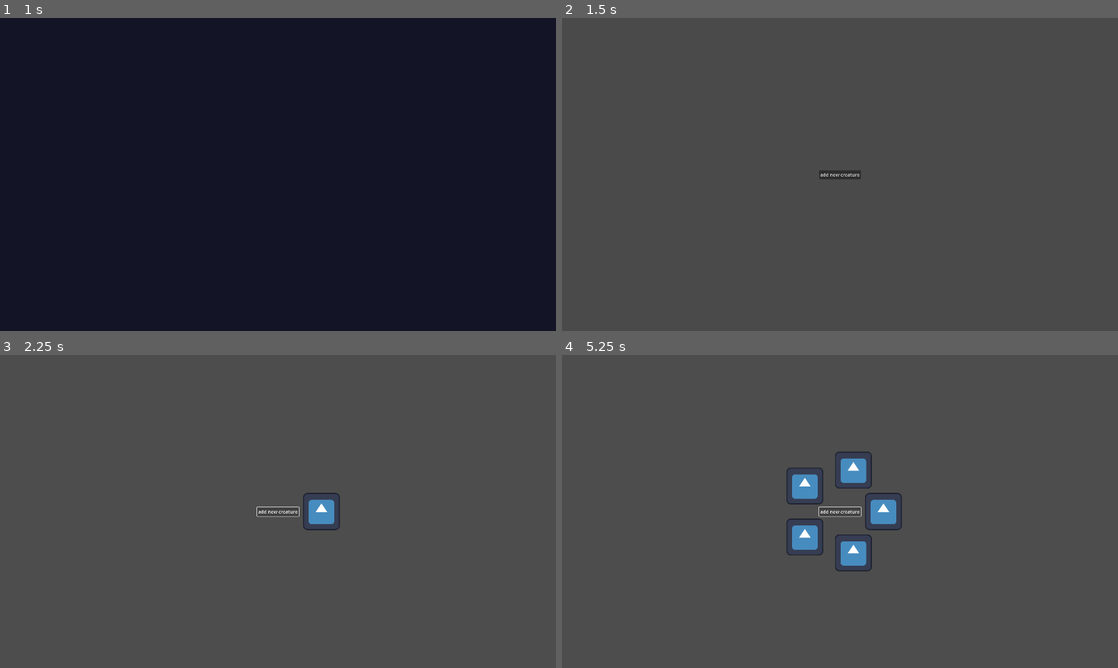
Above: before the commit, frames 1-4 (two rows, left to right).
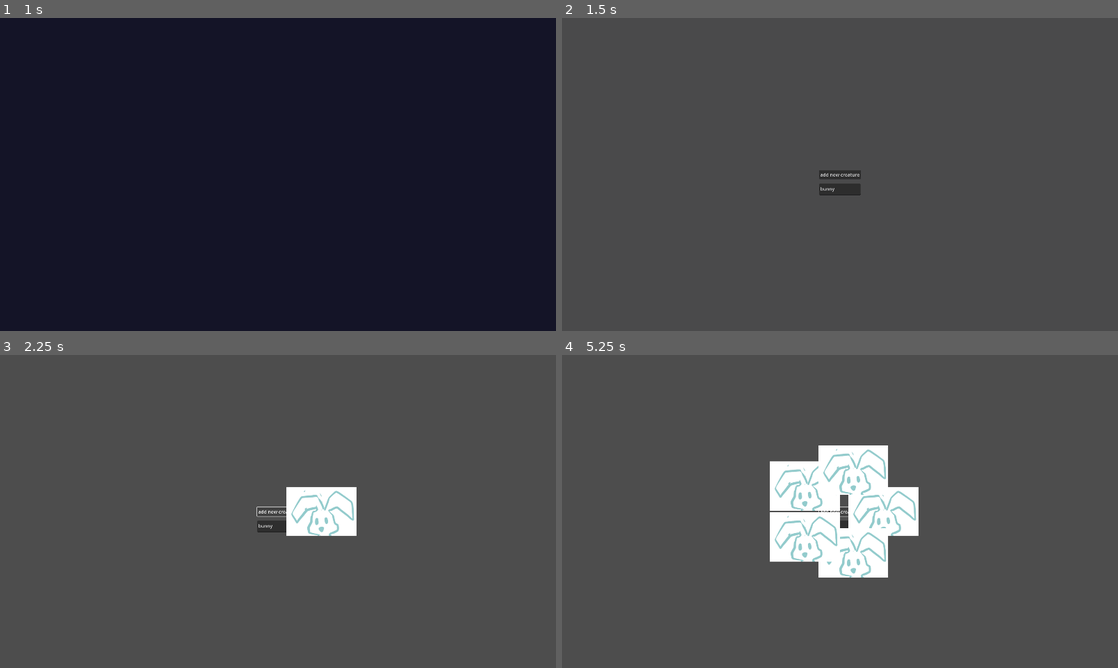
Above: after the commit, the same moments.

Repository: elliotfontaine/gmtk-2025-submission
Game: Godot game, scene res://main.tscn
Same seed, same stepped clock (60 frames per second), same inputs: the game is played once before the commit and once after it. The engine's default icon, where the game draws it, is replaced by a stand-in: a white triangle on a blue panel in a dark square.
Inputs:
- Up to frame 1 (1 s): click "play." at 0.5 s
- Up to frame 2 (1.5 s): click "add new creature" at 1.25 s
- Up to frame 3 (2.25 s): click "add new creature" at 2 s
- Up to frame 4 (5.25 s): click "add new creature" at 2.75 s; tap Enter at 3.5, 5 s; tap Space at 4.25 s

Frame 1 is identical in both runs. In frame 2, 0.3% of the frame differs, in the area x 46-54%, y 52-57%; in frame 3, 2.1%; in frame 4, 8.7%, in the area x 37-65%, y 28-72%.

Commit message:
text field to specify type, bad code to associate type to image

Diff:
--- a/world.gd
+++ b/world.gd
@@ -2,16 +2,29 @@
 
 const CREATURE = preload("res://creature.tscn")
 
+const BUNNY = preload("res://assets/bunny.png")
+const GRASS = preload("res://assets/grass.png")
+const WORM = preload("res://assets/worm.png")
+
 const minimum_loop_size :int = 150
+
+@onready var text_edit: TextEdit = %TextEdit
 
 var creatures :Array[Creature]
 
 
-func add_creature(nb:int):
+func add_creature(nb:int,type:String):
 	for i in nb:
 		var new_creature := CREATURE.instantiate()
 		add_child(new_creature)
 		creatures.append(new_creature)
+		new_creature.type = type
+		if type == "bunny":
+			new_creature.get_child(0).texture = BUNNY
+		elif type == "worm":
+			new_creature.get_child(0).texture = WORM
+		else:
+			new_creature.get_child(0).texture = GRASS
 
 	var creature_amount = creatures.size()
 	var i :int = 0
@@ -23,7 +36,7 @@
 
 
 func _on_button_add_pressed() -> void:
-	add_creature(1)
+	add_creature(1,text_edit.text)
 
 func run_loop() -> void:
 	for creature :Creature in creatures:
--- a/world.tscn
+++ b/world.tscn
@@ -21,4 +21,14 @@
 grow_vertical = 2
 text = "add new creature"
 
+[node name="TextEdit" type="TextEdit" parent="."]
+unique_name_in_owner = true
+offset_left = -72.0
+offset_top = 32.0
+offset_right = 71.0
+offset_bottom = 72.0
+text = "bunny"
+placeholder_text = "bunny"
+metadata/_edit_use_anchors_ = true
+
 [connection signal="pressed" from="ButtonAdd" to="." method="_on_button_add_pressed"]
